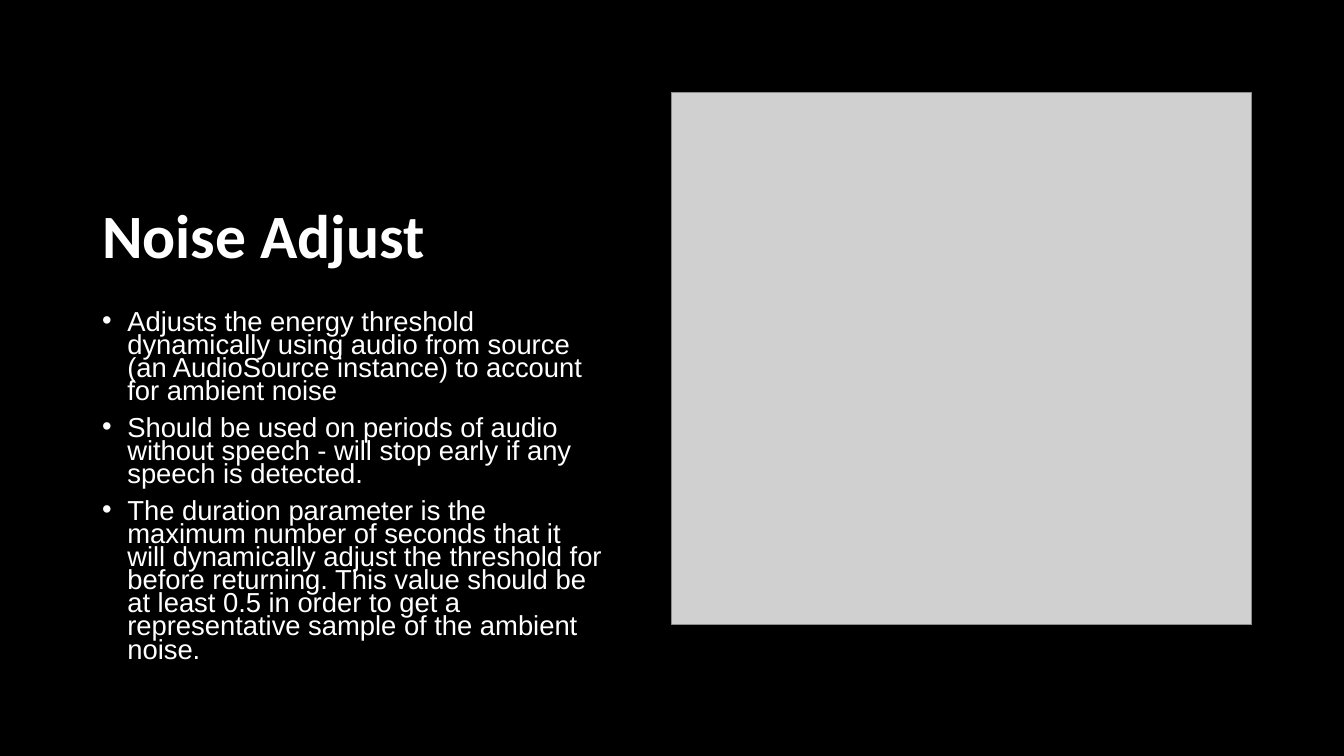
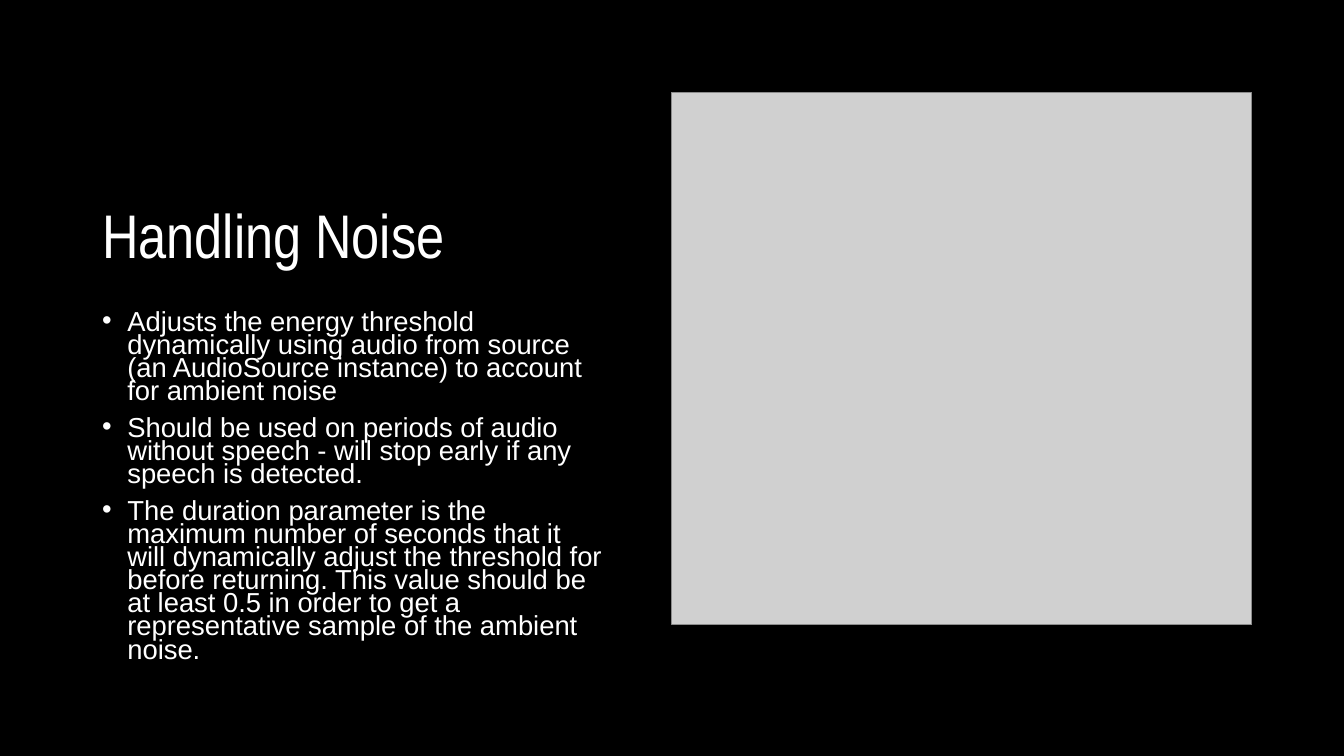
Before and after one commit to MohamedAbdelfattah10/pattern-recognition, a slide deck: slide 7 of speech_recognition/Speech_Recognition (Main Project).pptx (slide 3 before the commit). Drawn at 1344x756 pixels with LibreOffice and Linux fonts; fonts in the diff are those of the drawing; grey boxes stand for pictures. Boxes give left, top, right and bottom in pixels: in the first picture for what was removed or moved away, otherwise in the second. Text is boxed around its words. In the diff, an @@ line names an element or a change of style, - is before the commit and + after.

```diff
--- a/speech_recognition/Speech_Recognition (Main Project).pptx
+++ b/speech_recognition/Speech_Recognition (Main Project).pptx
@@ title at [102,213,444,269]: text changed; font Calibri to Arial Narrow; bold off @@
-Noise Adjust
+Handling Noise
```
Also in this commit, not shown: 1 other slide changed, 6 slides added, 7 other files.
